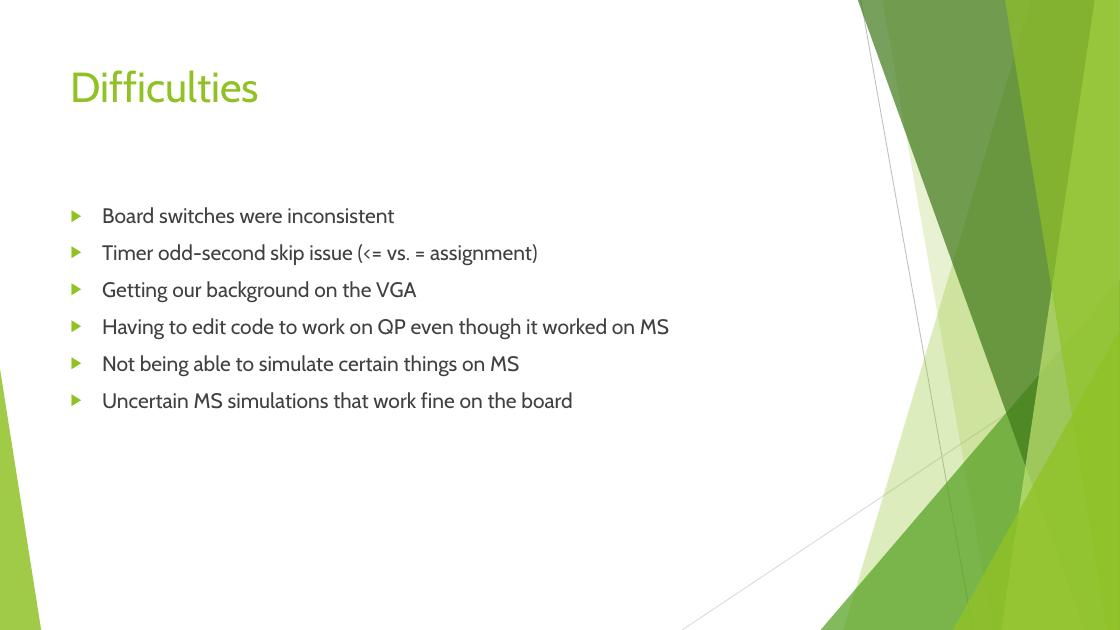
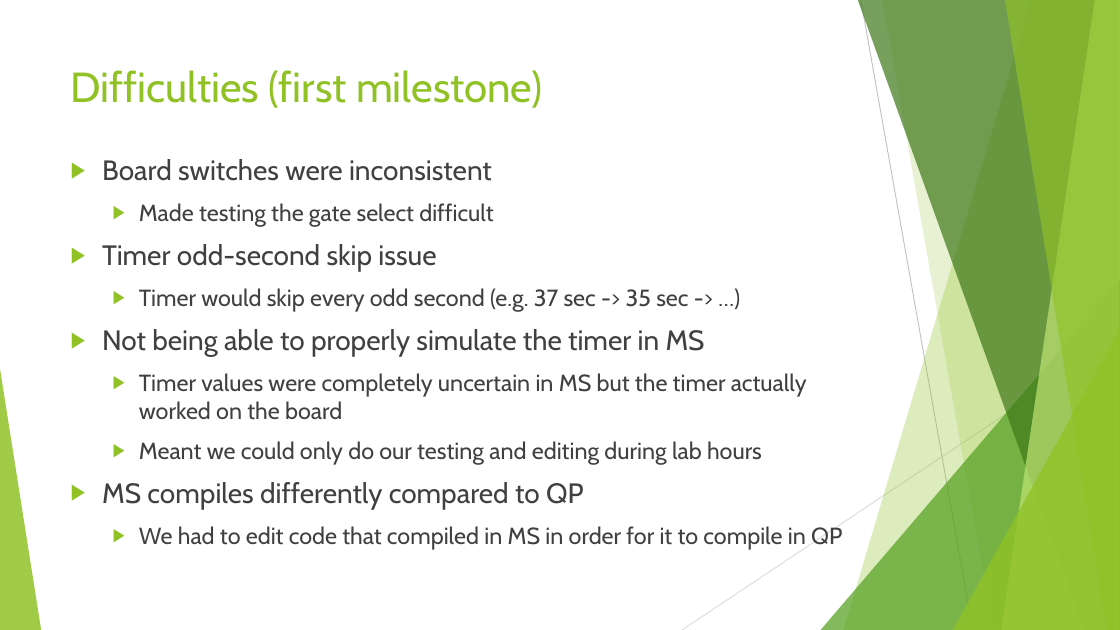
Before and after one commit to TominF6453/csc258_project, a slide deck: slide 8 of CSC258 Project Presentation.pptx. Drawn at 1120x630 pixels with LibreOffice and Linux fonts; fonts in the diff are those of the drawing. Boxes give left, top, right and bottom in pixels: in the first picture for what was removed or moved away, otherwise in the second. Text is boxed around its words. In the diff, an @@ line names an element or a change of style, - is before the commit and + after.

Commit message:
Changed presentation

```diff
--- a/CSC258 Project Presentation.pptx
+++ b/CSC258 Project Presentation.pptx
@@ title at <box>71,70,542,108</box>: text changed @@
-Difficulties
+Difficulties (first milestone)
@@ text "Board switches were inconsistent": place and size @@
-text "Board switches were inconsistent" at <box>102,207,669,409</box>
+text "Board switches were inconsistent" at <box>102,159,842,549</box>
@@ text at <box>102,159,492,181</box>: size 18 to 24 pt in "Board switches were inconsistent" @@
@@ text at <box>102,203,842,549</box>: text changed; size 18 to 20 pt @@
-▶ Timer odd-second skip issue (<= vs. = assignment)
-▶ Getting our background on the VGA
-▶ Having to edit code to work on QP even though it worked on MS
-▶ Not being able to simulate certain things on MS
-▶ Uncertain MS simulations that work fine on the board
+  ▶ Made testing the gate select difficult
+▶ Timer odd-second skip issue
+  ▶ Timer would skip every odd second (e.g. 37 sec -> 35 sec -> …)
+▶ Not being able to properly simulate the timer in MS
+  ▶ Timer values were completely uncertain in MS but the timer actually worked on the board
+  ▶ Meant we could only do our testing and editing during lab hours
+▶ MS compiles differently compared to QP
+  ▶ We had to edit code that compiled in MS in order for it to compile in QP
```
Also in this commit, not shown: 1 other slide changed, 3 slides added, 1 other file.
